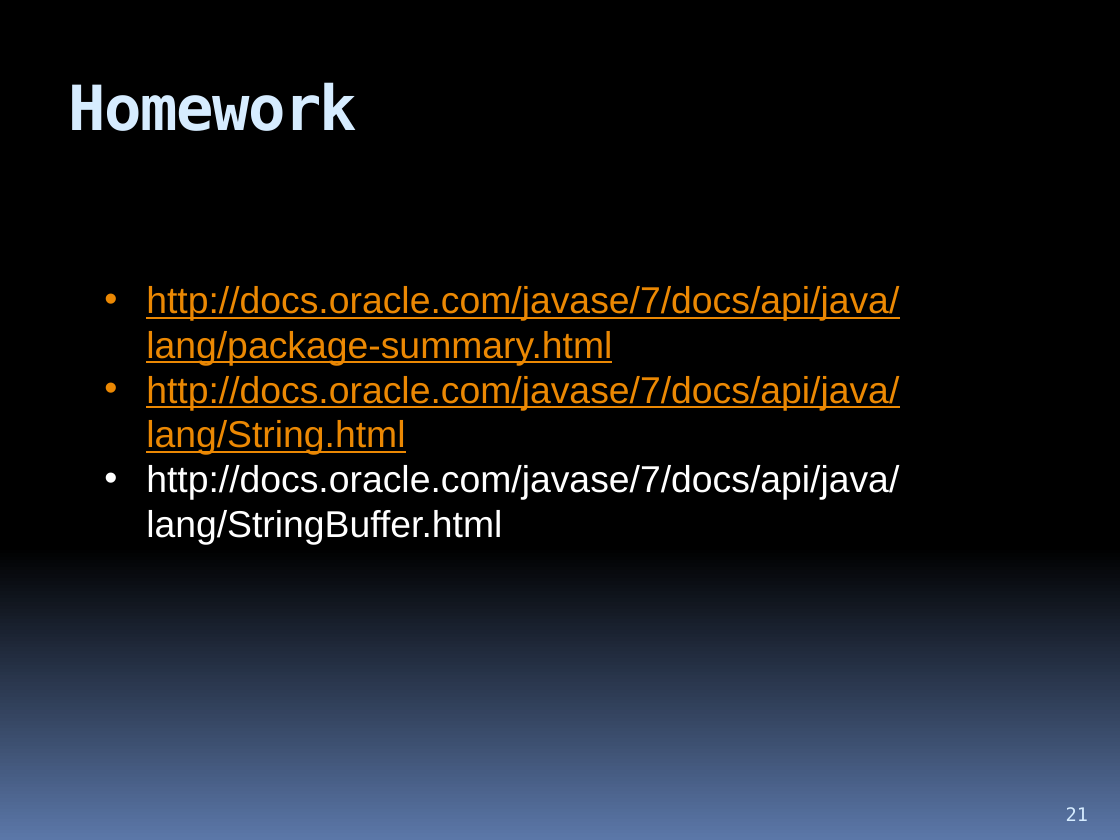
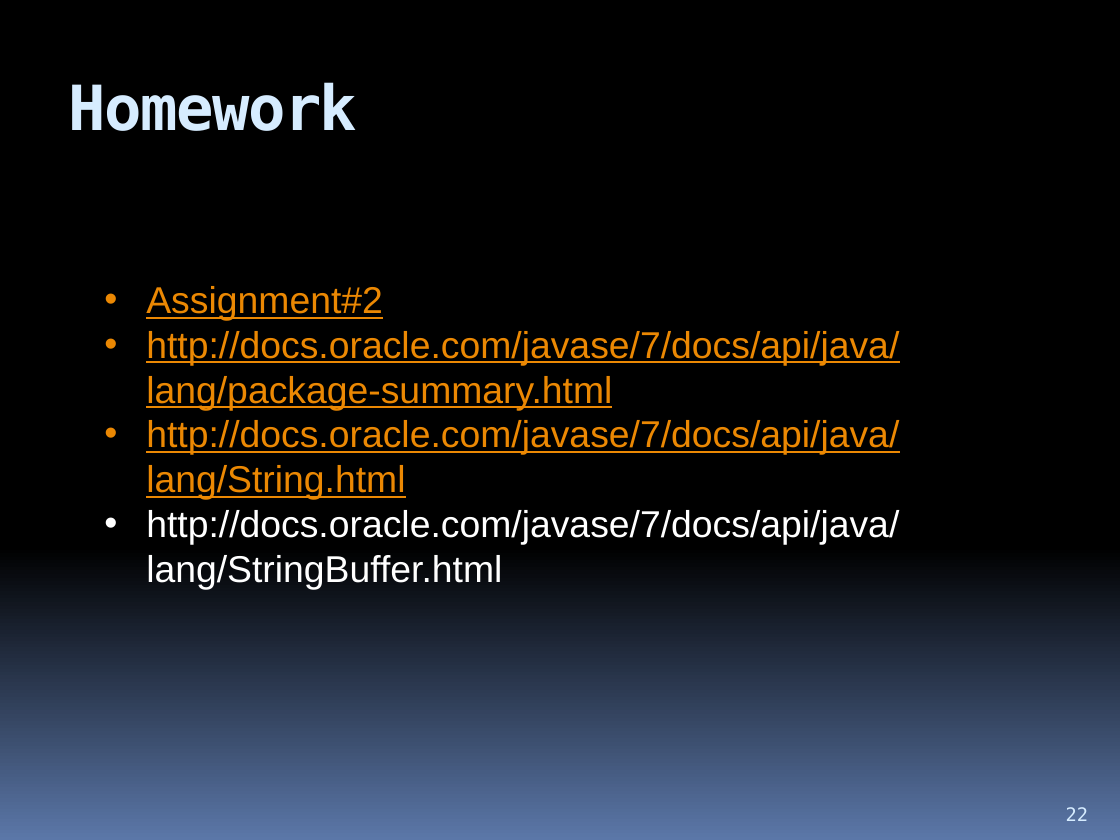
Before and after one commit to hchan/comp2613, a slide deck: slide 22 of coursePresentation.pptx (slide 21 before the commit). Drawn at 1120x840 pixels with LibreOffice and Linux fonts; fonts in the diff are those of the drawing. Boxes give left, top, right and bottom in pixels: in the first picture for what was removed or moved away, otherwise in the second. Text is boxed around its words. In the diff, an @@ line names an element or a change of style, - is before the commit and + after.

```diff
--- a/coursePresentation.pptx
+++ b/coursePresentation.pptx
@@ text at (x1=146, y1=286, x2=383, y2=321): paragraph added @@
+• Assignment#2
@@ page number at (x1=1066, y1=807, x2=1088, y2=821): text changed @@
-21
+22
```
Also in this commit, not shown: 10 other slides changed, 16 slides added, 6 slides removed, 2 other files.
